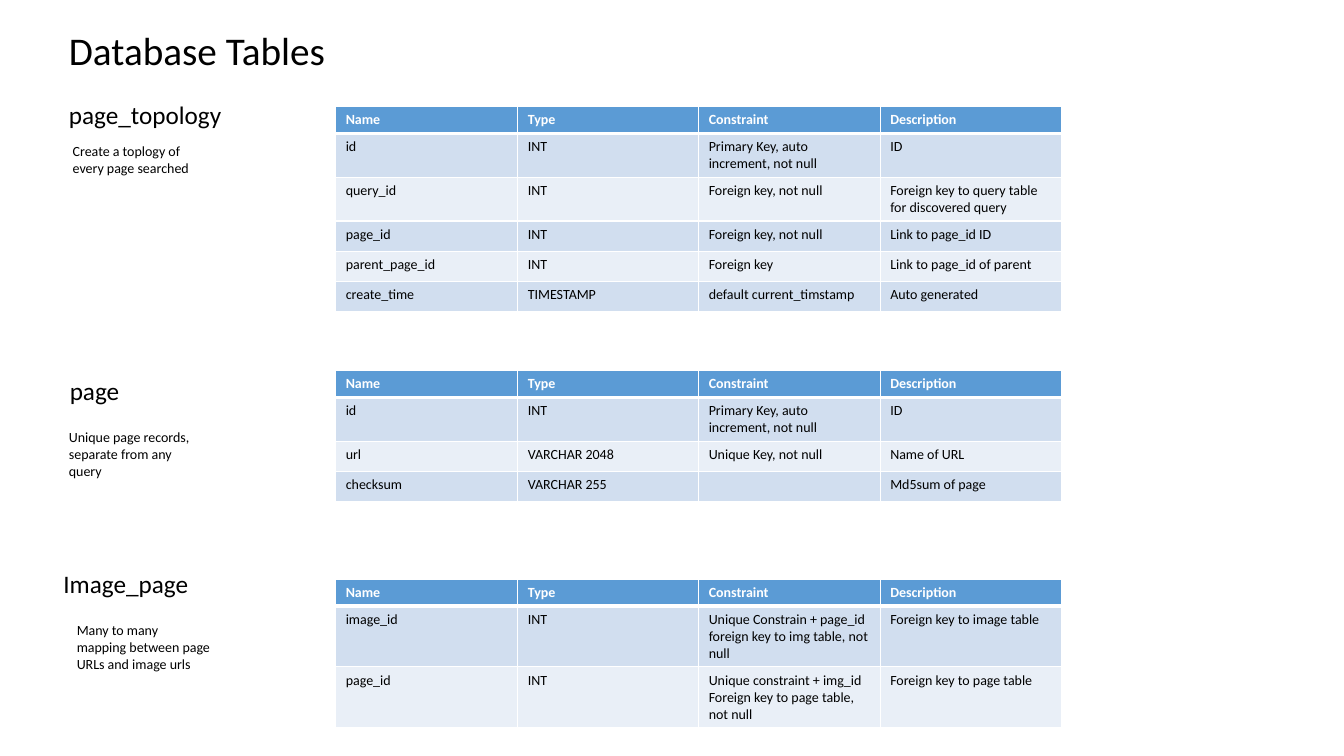
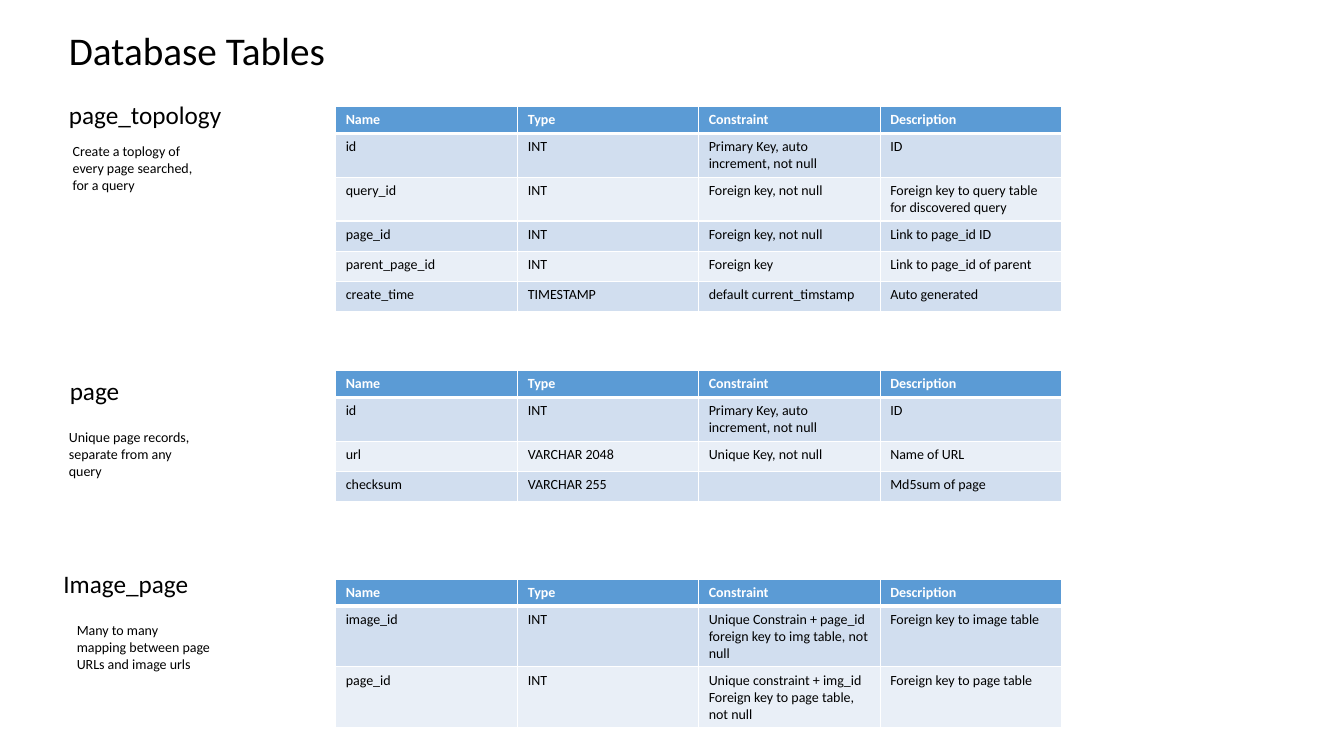
Before and after one commit to datim/squid, a slide deck: slide 12 of docs/design.pptx (slide 13 before the commit). Drawn at 1344x756 pixels with LibreOffice and Linux fonts; fonts in the diff are those of the drawing. Boxes give left, top, right and bottom in pixels: in the first picture for what was removed or moved away, otherwise in the second. Text is boxed around its words. In the diff, an @@ line names an element or a change of style, - is before the commit and + after.

Commit message:
Clear page topology at start of search. Check status in thread for max page counts

```diff
--- a/docs/design.pptx
+++ b/docs/design.pptx
@@ text at (73,146,193,193): text changed @@
-Create a toplogy of every page searched
+Create a toplogy of every page searched, for a query
```
Also in this commit, not shown: 5 other slides changed, 2 slides added, 2 slides removed, 3 other files.
